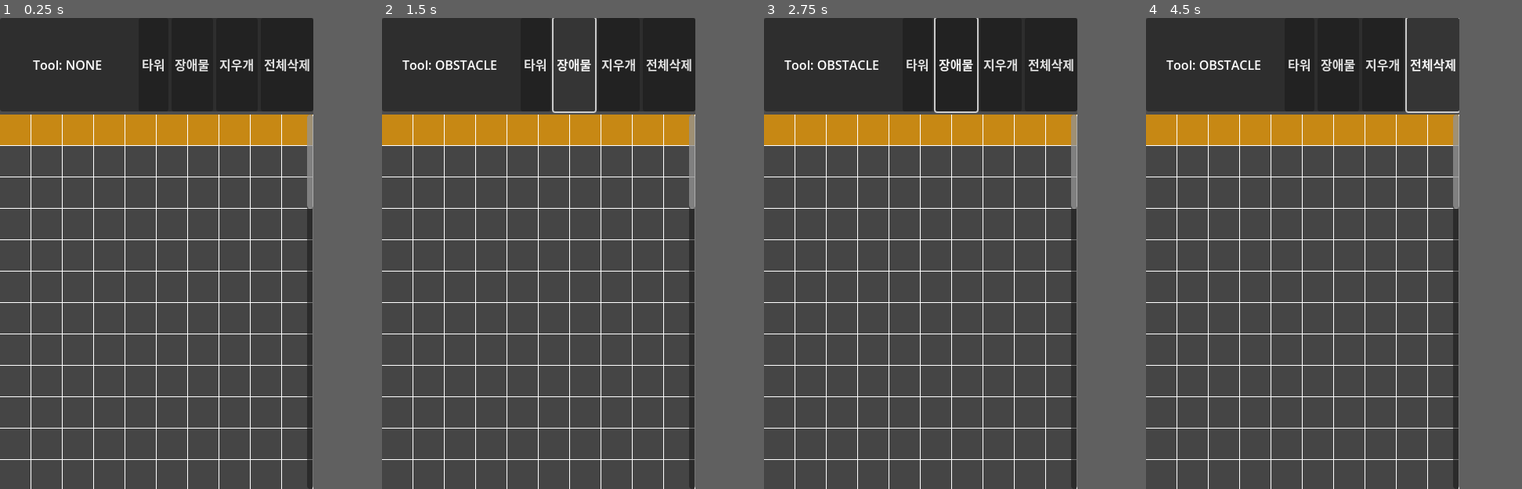
Above: before the commit, frames 1-4 (left to right).
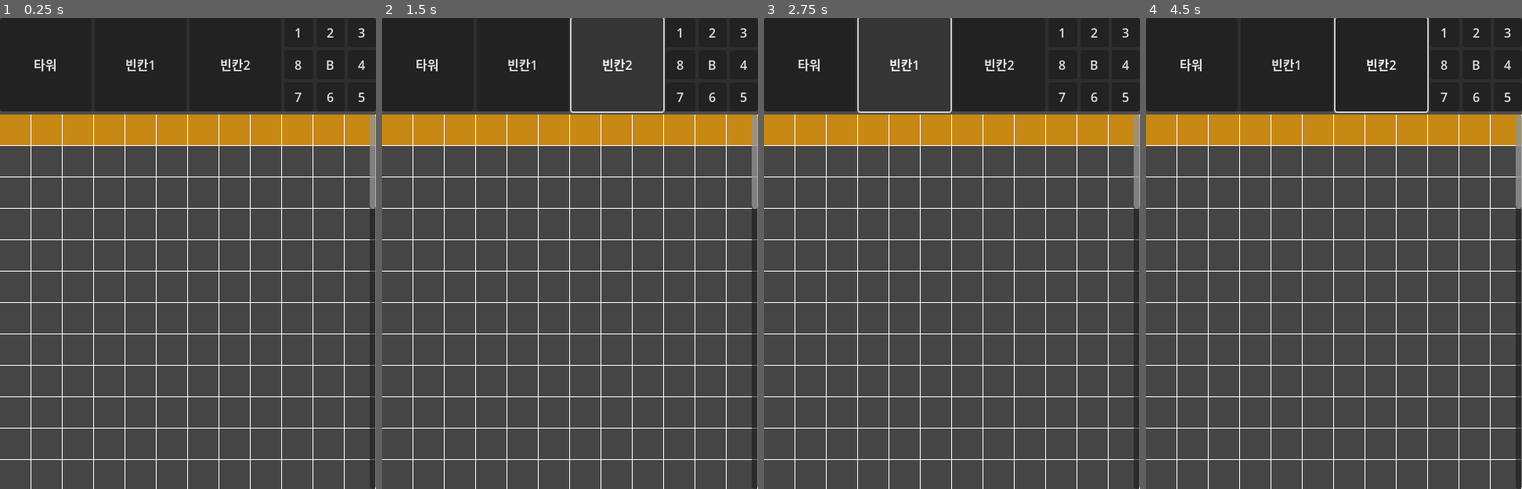
Above: after the commit, the same moments.

Repository: kwonskdev/tower_defence
Game: Godot game, scene res://scenes/main/MainGame.tscn
Two runs of this game, one before a commit and one after it. Both use one fixed random seed, a clock stepped at 60 frames per second and the inputs below.
Inputs (mouse positions are in pixels of both pictures, inside the frame that each line leads up to):
- Up to frame 1 (0.25 s): no input
- Up to frame 2 (1.5 s): click "타워" at 0.5 s; click (573, 65) at 1.25 s, where only the run before the commit has a clickable "장애물"
- Up to frame 3 (2.75 s): click (880, 65) at 2 s, where only the run after the commit has a clickable "빈칸1"
- Up to frame 4 (4.5 s): click (1382, 65) at 2.75 s, where only the run before the commit has a clickable "지우개"; click (1341, 65) at 3.5 s, where only the run after the commit has a clickable "빈칸2"; click (1431, 65) at 4.25 s, where only the run before the commit has a clickable "전체삭제"
The window is 400x600 before the commit and 480x600 after it. Grey fills any space a smaller window leaves; there, only what the larger window draws over its background counts as a difference.

The runs differ from the first frame. In frame 1, 7.7% of the frame differs, in the area x 8-100%, y 0-100%; in frame 2, 8.1%; in frame 3, 8.2%, in the area x 5-100%, y 0-100%; in frame 4, 8.1%.

Commit message:
feat : 미니맵 생성
- 상단 UI에 미니맵 생성
- grid를 10x50 에서 12x50으로 변경

Diff:
--- a/project.godot
+++ b/project.godot
@@ -17,7 +17,7 @@
 
 [display]
 
-window/size/viewport_width=400
+window/size/viewport_width=480
 window/size/viewport_height=600
 window/size/resizable=true
 window/stretch/mode="canvas_items"
--- a/scenes/main/MainGame.tscn
+++ b/scenes/main/MainGame.tscn
@@ -33,33 +33,87 @@
 grow_horizontal = 2
 grow_vertical = 2
 
-[node name="ToolLabel" type="Label" parent="VBoxContainer/TopUI/HBoxContainer"]
+[node name="TowerButton" type="Button" parent="VBoxContainer/TopUI/HBoxContainer"]
 layout_mode = 2
 size_flags_horizontal = 3
-text = "Tool: NONE"
-horizontal_alignment = 1
-vertical_alignment = 1
+size_flags_vertical = 3
+size_flags_stretch_ratio = 3.0
+text = "타워"
 
-[node name="ToolButtons" type="HBoxContainer" parent="VBoxContainer/TopUI/HBoxContainer"]
+[node name="Empty1Button" type="Button" parent="VBoxContainer/TopUI/HBoxContainer"]
 layout_mode = 2
 size_flags_horizontal = 3
-alignment = 1
+size_flags_vertical = 3
+size_flags_stretch_ratio = 3.0
+text = "빈칸1"
 
-[node name="TowerButton" type="Button" parent="VBoxContainer/TopUI/HBoxContainer/ToolButtons"]
+[node name="Empty2Button" type="Button" parent="VBoxContainer/TopUI/HBoxContainer"]
 layout_mode = 2
-text = "타워"
+size_flags_horizontal = 3
+size_flags_vertical = 3
+size_flags_stretch_ratio = 3.0
+text = "빈칸2"
 
-[node name="ObstacleButton" type="Button" parent="VBoxContainer/TopUI/HBoxContainer/ToolButtons"]
+[node name="PlayerGrid" type="GridContainer" parent="VBoxContainer/TopUI/HBoxContainer"]
 layout_mode = 2
-text = "장애물"
+size_flags_horizontal = 3
+size_flags_vertical = 3
+size_flags_stretch_ratio = 3.0
+columns = 3
 
-[node name="EraserButton" type="Button" parent="VBoxContainer/TopUI/HBoxContainer/ToolButtons"]
+[node name="Player1" type="Button" parent="VBoxContainer/TopUI/HBoxContainer/PlayerGrid"]
 layout_mode = 2
-text = "지우개"
+size_flags_horizontal = 3
+size_flags_vertical = 3
+text = "1"
 
-[node name="ClearButton" type="Button" parent="VBoxContainer/TopUI/HBoxContainer/ToolButtons"]
+[node name="Player2" type="Button" parent="VBoxContainer/TopUI/HBoxContainer/PlayerGrid"]
 layout_mode = 2
-text = "전체삭제"
+size_flags_horizontal = 3
+size_flags_vertical = 3
+text = "2"
+
+[node name="Player3" type="Button" parent="VBoxContainer/TopUI/HBoxContainer/PlayerGrid"]
+layout_mode = 2
+size_flags_horizontal = 3
+size_flags_vertical = 3
+text = "3"
+
+[node name="Player8" type="Button" parent="VBoxContainer/TopUI/HBoxContainer/PlayerGrid"]
+layout_mode = 2
+size_flags_horizontal = 3
+size_flags_vertical = 3
+text = "8"
+
+[node name="BonusButton" type="Button" parent="VBoxContainer/TopUI/HBoxContainer/PlayerGrid"]
+layout_mode = 2
+size_flags_horizontal = 3
+size_flags_vertical = 3
+text = "B"
+
+[node name="Player4" type="Button" parent="VBoxContainer/TopUI/HBoxContainer/PlayerGrid"]
+layout_mode = 2
+size_flags_horizontal = 3
+size_flags_vertical = 3
+text = "4"
+
+[node name="Player7" type="Button" parent="VBoxContainer/TopUI/HBoxContainer/PlayerGrid"]
+layout_mode = 2
+size_flags_horizontal = 3
+size_flags_vertical = 3
+text = "7"
+
+[node name="Player6" type="Button" parent="VBoxContainer/TopUI/HBoxContainer/PlayerGrid"]
+layout_mode = 2
+size_flags_horizontal = 3
+size_flags_vertical = 3
+text = "6"
+
+[node name="Player5" type="Button" parent="VBoxContainer/TopUI/HBoxContainer/PlayerGrid"]
+layout_mode = 2
+size_flags_horizontal = 3
+size_flags_vertical = 3
+text = "5"
 
 [node name="GameField" parent="VBoxContainer" instance=ExtResource("2_y7n5k")]
 layout_mode = 2
--- a/scripts/main/MainGame.gd
+++ b/scripts/main/MainGame.gd
@@ -2,11 +2,13 @@
 class_name MainGame
 
 @onready var game_field: GameField = $VBoxContainer/GameField
-@onready var tool_label: Label = $VBoxContainer/TopUI/HBoxContainer/ToolLabel
-@onready var tower_button: Button = $VBoxContainer/TopUI/HBoxContainer/ToolButtons/TowerButton
-@onready var obstacle_button: Button = $VBoxContainer/TopUI/HBoxContainer/ToolButtons/ObstacleButton
-@onready var eraser_button: Button = $VBoxContainer/TopUI/HBoxContainer/ToolButtons/EraserButton
-@onready var clear_button: Button = $VBoxContainer/TopUI/HBoxContainer/ToolButtons/ClearButton
+@onready var tower_button: Button = $VBoxContainer/TopUI/HBoxContainer/TowerButton
+@onready var empty1_button: Button = $VBoxContainer/TopUI/HBoxContainer/Empty1Button
+@onready var empty2_button: Button = $VBoxContainer/TopUI/HBoxContainer/Empty2Button
+@onready var bonus_button: Button = $VBoxContainer/TopUI/HBoxContainer/PlayerGrid/BonusButton
+
+# 플레이어 버튼들
+@onready var player_buttons: Array[Button] = []
 
 func _ready():
 	print("MainGame started - Grid Map System")
@@ -14,8 +16,12 @@
 	connect_signals()
 
 func setup_ui():
-	if tool_label:
-		tool_label.text = "Tool: NONE"
+	# 플레이어 버튼들 초기화 (시계방향 순서로)
+	var player_order = [1, 2, 3, 4, 5, 6, 7, 8]
+	for player_num in player_order:
+		var button = get_node_or_null("VBoxContainer/TopUI/HBoxContainer/PlayerGrid/Player" + str(player_num))
+		if button:
+			player_buttons.append(button)
 
 func connect_signals():
 	if game_field and game_field.grid_renderer:
@@ -24,12 +30,16 @@
 	# 버튼 클릭 이벤트 연결
 	if tower_button:
 		tower_button.pressed.connect(_on_tower_button_pressed)
-	if obstacle_button:
-		obstacle_button.pressed.connect(_on_obstacle_button_pressed)
-	if eraser_button:
-		eraser_button.pressed.connect(_on_eraser_button_pressed)
-	if clear_button:
-		clear_button.pressed.connect(_on_clear_button_pressed)
+	if empty1_button:
+		empty1_button.pressed.connect(_on_empty1_button_pressed)
+	if empty2_button:
+		empty2_button.pressed.connect(_on_empty2_button_pressed)
+	if bonus_button:
+		bonus_button.pressed.connect(_on_bonus_button_pressed)
+
+	# 플레이어 버튼 클릭 이벤트 연결
+	for i in range(player_buttons.size()):
+		player_buttons[i].pressed.connect(_on_player_button_pressed.bind(i))
 
 func _on_cell_clicked(grid_position: Vector2i):
 	if game_field:
@@ -37,11 +47,8 @@
 		update_tool_display()
 
 func update_tool_display():
-	if not tool_label or not game_field:
-		return
-
-	var current_tool = game_field.get_current_tool()
-	tool_label.text = "Tool: " + GameField.PlacementTool.keys()[current_tool]
+	# UI 업데이트 (라벨 제거됨)
+	pass
 
 func _input(event):
 	# 마우스 우클릭으로 도구 취소
@@ -77,15 +84,22 @@
 		game_field.set_current_tool(GameField.PlacementTool.TOWER)
 		update_tool_display()
 
-func _on_obstacle_button_pressed():
+func _on_empty1_button_pressed():
 	if game_field:
-		game_field.set_current_tool(GameField.PlacementTool.OBSTACLE)
+		game_field.set_current_tool(GameField.PlacementTool.NONE)
 		update_tool_display()
 
-func _on_eraser_button_pressed():
+func _on_empty2_button_pressed():
 	if game_field:
-		game_field.set_current_tool(GameField.PlacementTool.ERASER)
+		game_field.set_current_tool(GameField.PlacementTool.NONE)
 		update_tool_display()
 
-func _on_clear_button_pressed():
-	clear_grid()
+# 플레이어 전환 핸들러
+func _on_player_button_pressed(player_id: int):
+	if game_field:
+		game_field.switch_player(player_id)
+		update_tool_display()
+
+# 보너스 맵 버튼 핸들러
+func _on_bonus_button_pressed():
+	print("Bonus map button pressed - 나중에 구현")
--- a/scripts/systems/GridSystem.gd
+++ b/scripts/systems/GridSystem.gd
@@ -13,7 +13,7 @@
 	EXIT
 }
 
-const GRID_WIDTH = 10
+const GRID_WIDTH = 12
 const GRID_HEIGHT = 50
 
 var grid_data: Array[Array] = []
@@ -37,8 +37,7 @@
 
 func connect_renderer(renderer: GridRenderer):
 	if grid_renderer:
-		grid_renderer.cell_clicked.disconnect(_on_cell_clicked)
-		grid_renderer.cell_hovered.disconnect(_on_cell_hovered)
+		disconnect_renderer()
 
 	grid_renderer = renderer
 
@@ -46,6 +45,14 @@
 		grid_renderer.cell_clicked.connect(_on_cell_clicked)
 		grid_renderer.cell_hovered.connect(_on_cell_hovered)
 		update_all_visuals()
+
+func disconnect_renderer():
+	if grid_renderer:
+		if grid_renderer.cell_clicked.is_connected(_on_cell_clicked):
+			grid_renderer.cell_clicked.disconnect(_on_cell_clicked)
+		if grid_renderer.cell_hovered.is_connected(_on_cell_hovered):
+			grid_renderer.cell_hovered.disconnect(_on_cell_hovered)
+		grid_renderer = null
 
 func _on_cell_clicked(grid_position: Vector2i):
 	print("Cell clicked: ", grid_position, " - State: ", get_state_name(get_cell_state(grid_position)))
--- a/scripts/ui/GameField.gd
+++ b/scripts/ui/GameField.gd
@@ -2,7 +2,10 @@
 class_name GameField
 
 @onready var grid_renderer: GridRenderer
-@onready var grid_system: GridSystem
+
+const MAX_PLAYERS = 8
+var grid_systems: Array[GridSystem] = []
+var current_player_id: int = 0
 
 var current_tool: PlacementTool = PlacementTool.NONE
 var scroll_speed: float = 500.0
@@ -30,15 +33,22 @@
 	grid_renderer.name = "GridRenderer"
 	add_child(grid_renderer)
 
-	grid_system = GridSystem.new()
-	grid_system.name = "GridSystem"
-	add_child(grid_system)
-
-	grid_system.connect_renderer(grid_renderer)
-	grid_system.cell_state_changed.connect(_on_cell_state_changed)
+	# 8명의 플레이어를 위한 그리드 시스템 생성
+	for i in range(MAX_PLAYERS):
+		var grid_system = GridSystem.new()
+		grid_system.name = "GridSystem_" + str(i)
+		add_child(grid_system)
+		grid_systems.append(grid_system)
+		grid_system.cell_state_changed.connect(_on_cell_state_changed)
+
+	# 첫 번째 플레이어의 그리드를 표시
+	get_current_grid_system().connect_renderer(grid_renderer)
 
 	await get_tree().process_frame
-	grid_system.setup_game_path()
+
+	# 모든 플레이어의 맵 초기화
+	for grid_system in grid_systems:
+		grid_system.setup_game_path()
 
 	# 화면 크기에 맞춰 그리드 조정
 	if grid_renderer:
@@ -51,6 +61,7 @@
 	follow_focus = true
 
 func _on_cell_state_changed(position: Vector2i, old_state: GridSystem.CellState, new_state: GridSystem.CellState):
+	var grid_system = get_current_grid_system()
 	print("Cell [", position.x, ",", position.y, "] changed from ", grid_system.get_state_name(old_state), " to ", grid_system.get_state_name(new_state))
 
 func _input(event):
@@ -58,8 +69,7 @@
 		return
 
 	handle_mouse_input(event)
-	handle_keyboard_input(event)
-	handle_tool_selection(event)
+	# 키보드 입력은 모두 제거 (버튼으로만 제어)
 
 func handle_mouse_input(event):
 	if event is InputEventMouseButton:
@@ -105,41 +115,6 @@
 		if grid_renderer.is_valid_grid_position(grid_pos):
 			_on_grid_cell_clicked(grid_pos)
 
-func handle_keyboard_input(event):
-	if event is InputEventKey and event.pressed:
-		var scroll_delta = Vector2.ZERO
-
-		match event.keycode:
-			KEY_W, KEY_UP:
-				scroll_delta.y = -scroll_speed
-			KEY_S, KEY_DOWN:
-				scroll_delta.y = scroll_speed
-			KEY_A, KEY_LEFT:
-				scroll_delta.x = -scroll_speed
-			KEY_D, KEY_RIGHT:
-				scroll_delta.x = scroll_speed
-
-		if scroll_delta != Vector2.ZERO:
-			apply_scroll(scroll_delta)
-
-func handle_tool_selection(event):
-	if event is InputEventKey and event.pressed:
-		match event.keycode:
-			KEY_1:
-				current_tool = PlacementTool.TOWER
-				print("Tool: TOWER selected")
-			KEY_2:
-				current_tool = PlacementTool.OBSTACLE
-				print("Tool: OBSTACLE selected")
-			KEY_3:
-				current_tool = PlacementTool.PATH
-				print("Tool: PATH selected")
-			KEY_E:
-				current_tool = PlacementTool.ERASER
-				print("Tool: ERASER selected")
-			KEY_ESCAPE:
-				current_tool = PlacementTool.NONE
-				print("Tool: NONE selected")
 
 func apply_scroll(delta: Vector2):
 	var current_scroll = Vector2(get_h_scroll(), get_v_scroll())
@@ -168,25 +143,48 @@
 		PlacementTool.ERASER:
 			clear_cell(grid_position)
 
+func get_current_grid_system() -> GridSystem:
+	return grid_systems[current_player_id]
+
+func switch_player(player_id: int):
+	if player_id < 0 or player_id >= MAX_PLAYERS:
+		return
+
+	# 이전 플레이어의 렌더러 연결 해제
+	get_current_grid_system().disconnect_renderer()
+
+	# 새 플레이어로 전환
+	current_player_id = player_id
+
+	# 새 플레이어의 렌더러 연결
+	get_current_grid_system().connect_renderer(grid_renderer)
+	get_current_grid_system().update_all_visuals()
+
+	print("Switched to Player ", player_id + 1)
+
 func place_tower(grid_position: Vector2i) -> bool:
+	var grid_system = get_current_grid_system()
 	if grid_system.is_cell_empty(grid_position):
 		grid_system.set_cell_state(grid_position, GridSystem.CellState.TOWER)
 		return true
 	return false
 
 func place_obstacle(grid_position: Vector2i) -> bool:
+	var grid_system = get_current_grid_system()
 	if grid_system.is_cell_empty(grid_position):
 		grid_system.set_cell_state(grid_position, GridSystem.CellState.OBSTACLE)
 		return true
 	return false
 
 func place_path(grid_position: Vector2i) -> bool:
+	var grid_system = get_current_grid_system()
 	if grid_system.is_cell_empty(grid_position):
 		grid_system.set_cell_state(grid_position, GridSystem.CellState.PATH)
 		return true
 	return false
 
 func clear_cell(grid_position: Vector2i) -> bool:
+	var grid_system = get_current_grid_system()
 	grid_system.set_cell_state(grid_position, GridSystem.CellState.EMPTY)
 	return true
 
@@ -212,12 +210,13 @@
 	set_v_scroll(int(target_scroll.y))
 
 func get_grid_system() -> GridSystem:
-	return grid_system
+	return get_current_grid_system()
 
 func get_grid_renderer() -> GridRenderer:
 	return grid_renderer
 
 func clear_all_cells():
+	var grid_system = get_current_grid_system()
 	if grid_system:
 		grid_system.clear_all_cells()
 
--- a/scripts/ui/GridRenderer.gd
+++ b/scripts/ui/GridRenderer.gd
@@ -4,7 +4,7 @@
 signal cell_clicked(grid_position: Vector2i)
 signal cell_hovered(grid_position: Vector2i)
 
-const GRID_WIDTH = 10
+const GRID_WIDTH = 12
 const GRID_HEIGHT = 50
 var CELL_SIZE = 40
 
